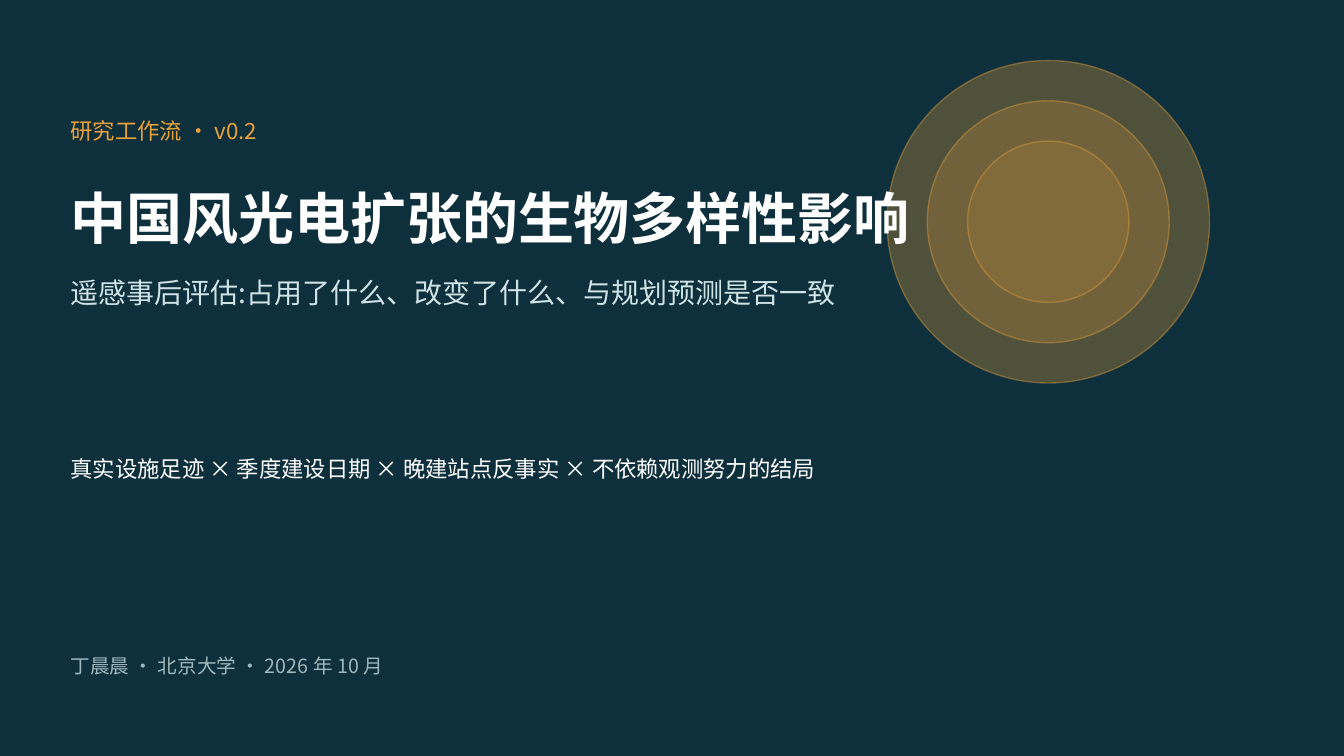
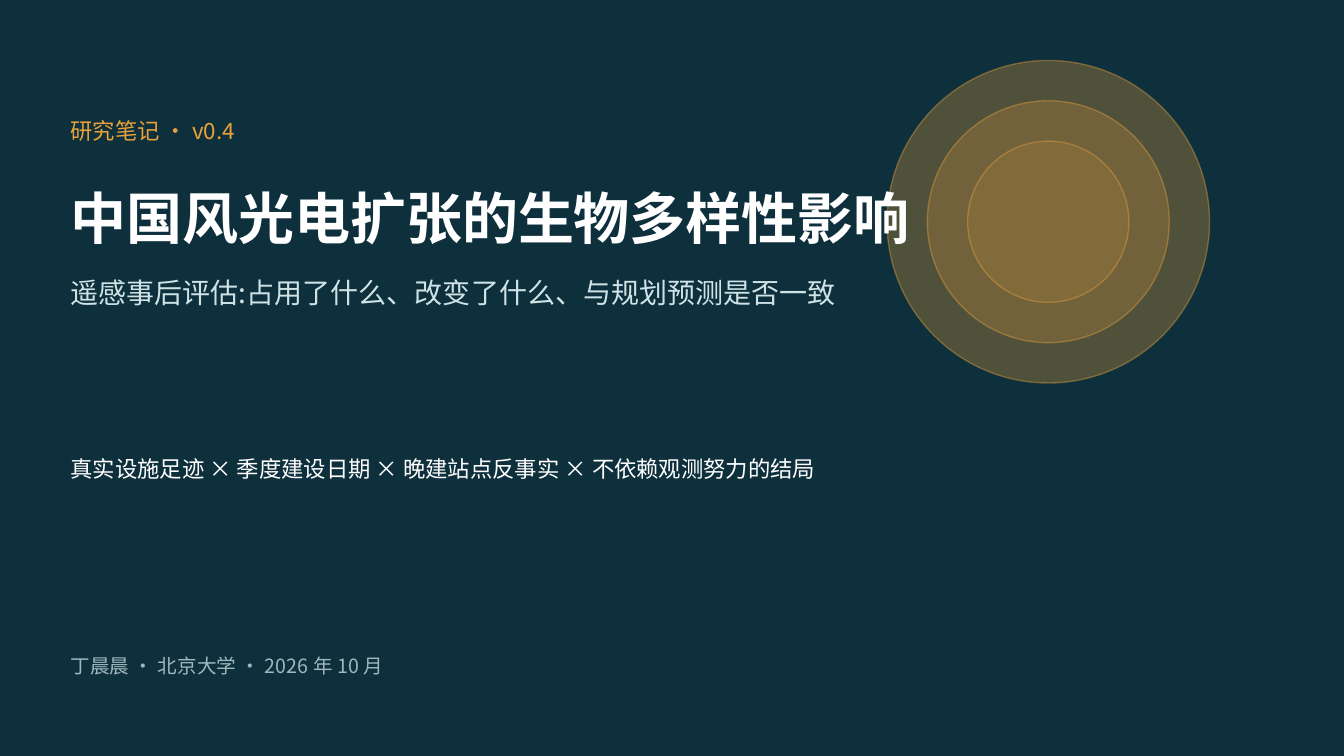
Before and after one commit to dingchenchen6/renewables-biodiversity-rs, a slide deck: slide 1 of RS_Renewables_Biodiversity_Workflow.pptx. Drawn at 1344x756 pixels with LibreOffice and Linux fonts; fonts in the diff are those of the drawing. Boxes give left, top, right and bottom in pixels: in the first picture for what was removed or moved away, otherwise in the second. Text is boxed around its words. In the diff, an @@ line names an element or a change of style, - is before the commit and + after.

```diff
--- a/RS_Renewables_Biodiversity_Workflow.pptx
+++ b/RS_Renewables_Biodiversity_Workflow.pptx
@@ text at (71,120,235,141): text changed @@
-研究工作流 · v0.2
+研究笔记 · v0.4
```
Also in this commit, not shown: 9 other slides changed, 3 slides added, 1 slide removed, 4 other files.
